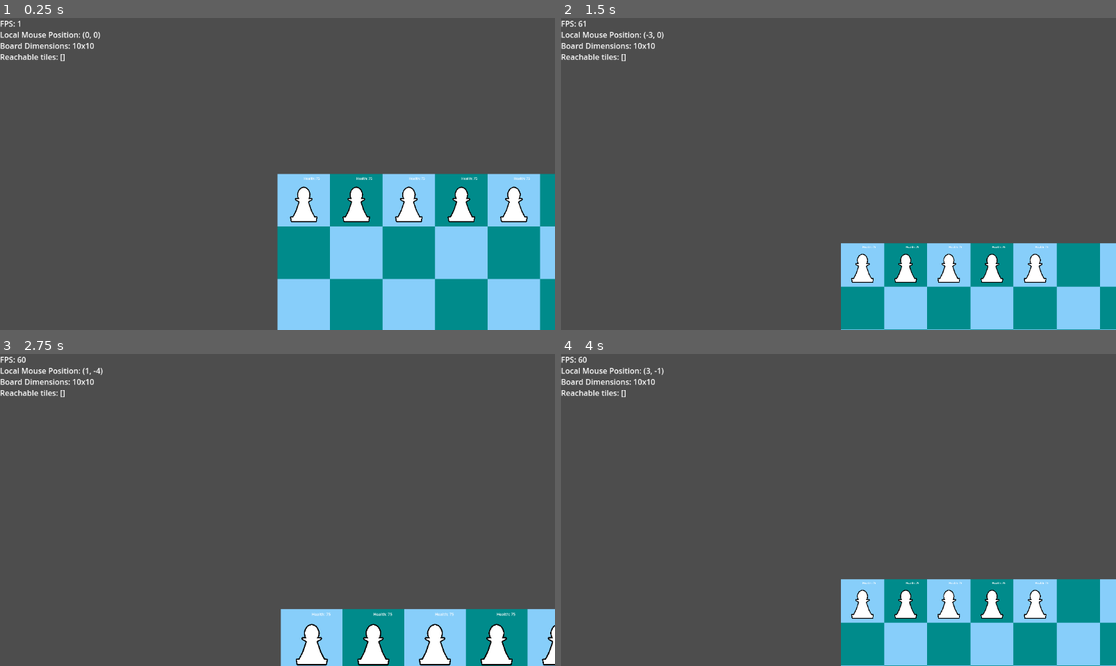
Above: before the commit, frames 1-4 (two rows, left to right).
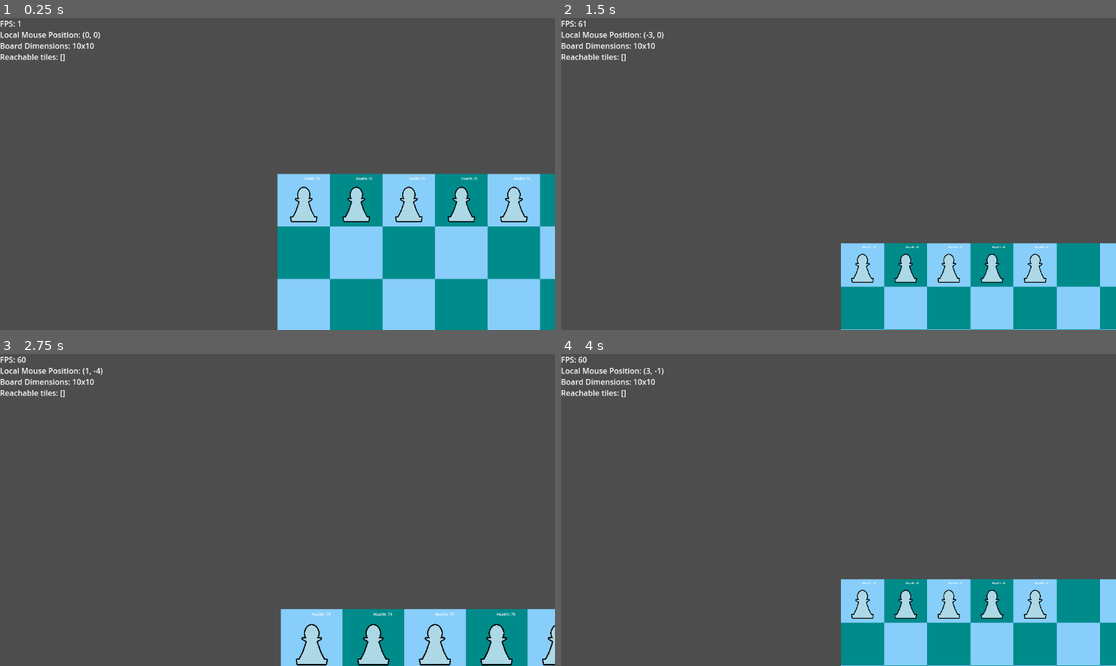
Above: after the commit, the same moments.

Repository: Tom3s/fantasy-chess
Game: Godot game, scene res://PieceScripts/Pawn/Main.tscn
The game is run twice, just before and just after one commit, with the same random seed, the same clock (stepped at 60 frames per second) and the same inputs. The project has no main scene, so this scene is started directly.
Inputs (mouse positions are in pixels of both pictures, inside the frame that each line leads up to):
- Up to frame 1 (0.25 s): no input
- Up to frame 2 (1.5 s): move the mouse to (727, 120) at 0.52 s; hold Middle mouse button (moveCamera) 0.53-1.28 s; click (727, 120) at 0.67 s; move the mouse to (727, 189) at 1.27 s; click (727, 189) at 1.35 s
- Up to frame 3 (2.75 s): tap Enter at 2 s; move the mouse to (333, 441) at 2.02 s; hold Mouse wheel up (zoomCameraIn) from 2.03 s (still down); click (333, 441) at 2.17 s
- Up to frame 4 (4 s): move the mouse to (810, 572) at 2.77 s; release Mouse wheel up (zoomCameraIn) at 2.78 s; tap Mouse wheel down (zoomCameraOut) at 2.85 s; click (810, 572) at 2.92 s; move the mouse to (1005, 556) at 3.52 s; hold Middle mouse button (moveCamera) from 3.53 s (still down); click (1005, 556) at 3.67 s

The runs differ from the first frame. In frame 1, 1.4% of the frame differs, in the area x 52-95%, y 54-66%; in frame 2, 0.9%; in frame 3, 1.5%, in the area x 53-100%, y 86-100%; in frame 4, 0.9%.

Commit message:
Added Player COlors

Diff:
--- a/Piece.gd
+++ b/Piece.gd
@@ -19,12 +19,12 @@
 
 var isSelected: bool = false
 
-func init(type: String, initialPosition: Vector2i):
+func init(type: String, initialPosition: Vector2i, pieceColor: Color):
 	pieceType = type
 
 	graphicPath = "res://PieceScripts/" + pieceType + "/Graphic.tscn"
 	graphic = PieceGraphic.instantiate()
-	graphic.init(graphicPath)
+	graphic.init(graphicPath, pieceColor)
 	add_child(graphic)
 
 	dataPath = "res://PieceScripts/" + pieceType + "/data.json"
--- a/PieceGraphic.gd
+++ b/PieceGraphic.gd
@@ -6,9 +6,10 @@
 
 var graphic
 
-func init(graphicPath: String):
+func init(graphicPath: String, pieceColor: Color):
 	graphic = load(graphicPath).instantiate()
 	graphic.z_index = -1
+	graphic.setColor(pieceColor)
 	add_child(graphic)
 
 func setToSelected():
--- a/PieceScripts/Pawn/Graphic.gd
+++ b/PieceScripts/Pawn/Graphic.gd
@@ -1,11 +1,18 @@
 extends Sprite2D
 
+var pieceColor: Color = Color.WHITE
+
 func select():
-    material.set_shader_parameter("outline_color", Color.DARK_CYAN)
-    material.set_shader_parameter("color", Color.LIGHT_GRAY)
+    material.set_shader_parameter("outline_color", pieceColor)
+    material.set_shader_parameter("color", Color.DARK_GRAY)
     pass
 
 func unSelect():
     material.set_shader_parameter("outline_color", Color.BLACK)
-    material.set_shader_parameter("color", Color.WHITE)
+    material.set_shader_parameter("color", pieceColor)
     pass
+
+func setColor(newColor: Color):
+    pieceColor = newColor
+    material.set_shader_parameter("color", pieceColor)
+    pass
--- a/Player.gd
+++ b/Player.gd
@@ -11,6 +11,8 @@
 }
 
 var state: STATES = STATES.WAITING_FOR_PIECE_SELECTION
+
+var pieceColor: Color = Color.LIGHT_BLUE
 
 var pieces: Array[Piece] = []
 
@@ -30,7 +32,7 @@
 	var index: int = 0
 	for pieceName in piecesInPlay:
 		var piece := Piece.instantiate()
-		piece.init(pieceName, Vector2i(index, 0))
+		piece.init(pieceName, Vector2i(index, 0), pieceColor)
 		add_child(piece)
 		pieces.append(piece)
 
